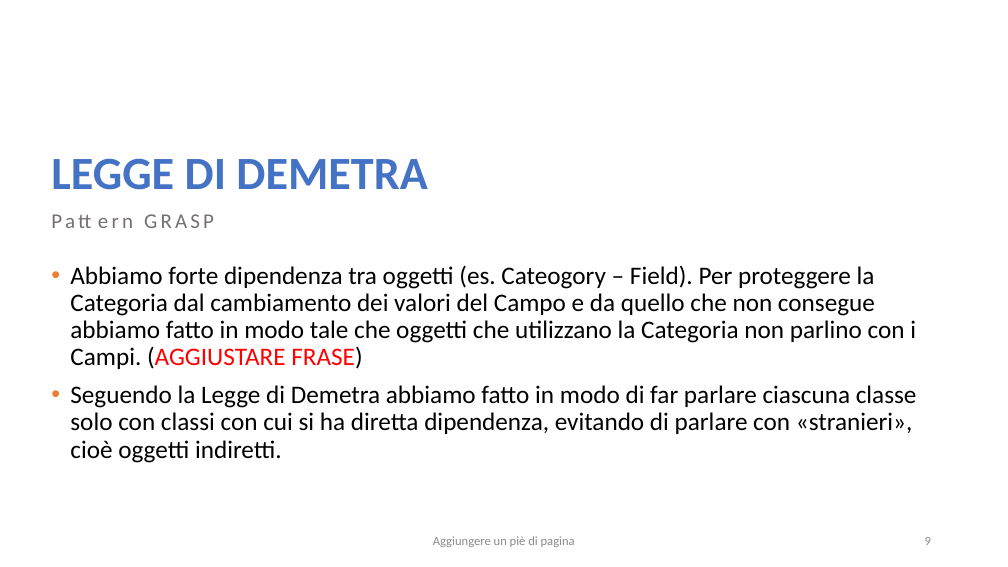
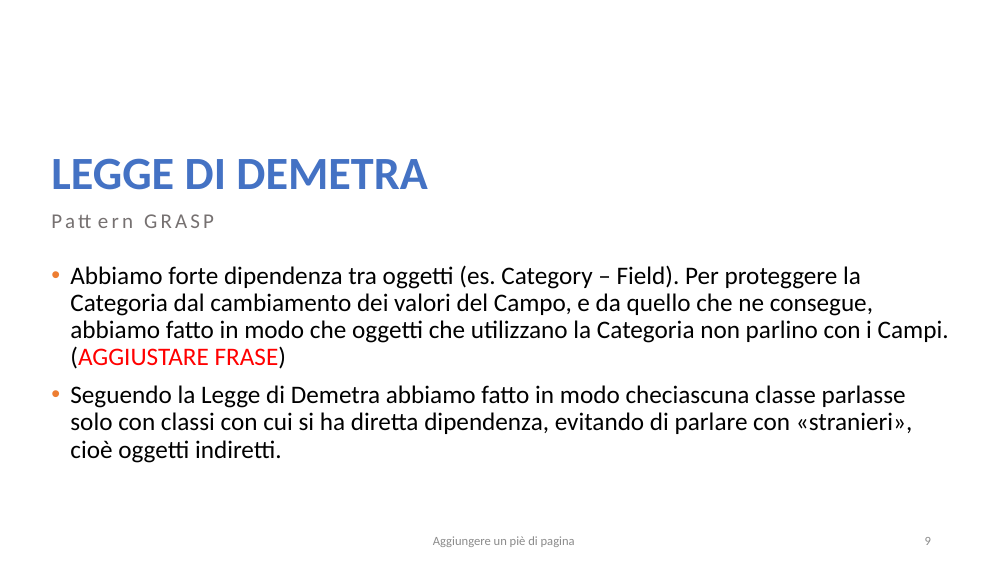
Before and after one commit to salvalai-matteo/EventBookDocumentation, a slide deck: slide 9 of Progetto Ingegneria SW.pptx. Drawn at 1008x567 pixels with LibreOffice and Linux fonts; fonts in the diff are those of the drawing. Boxes give left, top, right and bottom in pixels: in the first picture for what was removed or moved away, otherwise in the second. Text is boxed around its words. In the diff, an @@ line names an element or a change of style, - is before the commit and + after.

```diff
--- a/Progetto Ingegneria SW.pptx
+++ b/Progetto Ingegneria SW.pptx
@@ text at [70,265,949,463]: text changed @@
-• Abbiamo forte dipendenza tra oggetti (es. Cateogory – Field). Per proteggere la Categoria dal cambiamento dei valori del Campo e da quello che non consegue abbiamo fatto in modo tale che oggetti che utilizzano la Categoria non parlino con i Campi. (AGGIUSTARE FRASE)
-• Seguendo la Legge di Demetra abbiamo fatto in modo di far parlare ciascuna classe solo con classi con cui si ha diretta dipendenza, evitando di parlare con «stranieri», cioè oggetti indiretti.
+• Abbiamo forte dipendenza tra oggetti (es. Category – Field). Per proteggere la Categoria dal cambiamento dei valori del Campo, e da quello che ne consegue, abbiamo fatto in modo che oggetti che utilizzano la Categoria non parlino con i Campi. (AGGIUSTARE FRASE)
+• Seguendo la Legge di Demetra abbiamo fatto in modo checiascuna classe parlasse solo con classi con cui si ha diretta dipendenza, evitando di parlare con «stranieri», cioè oggetti indiretti.
```
Also in this commit, not shown: 11 other slides changed, 2 slides added, 2 other files.
